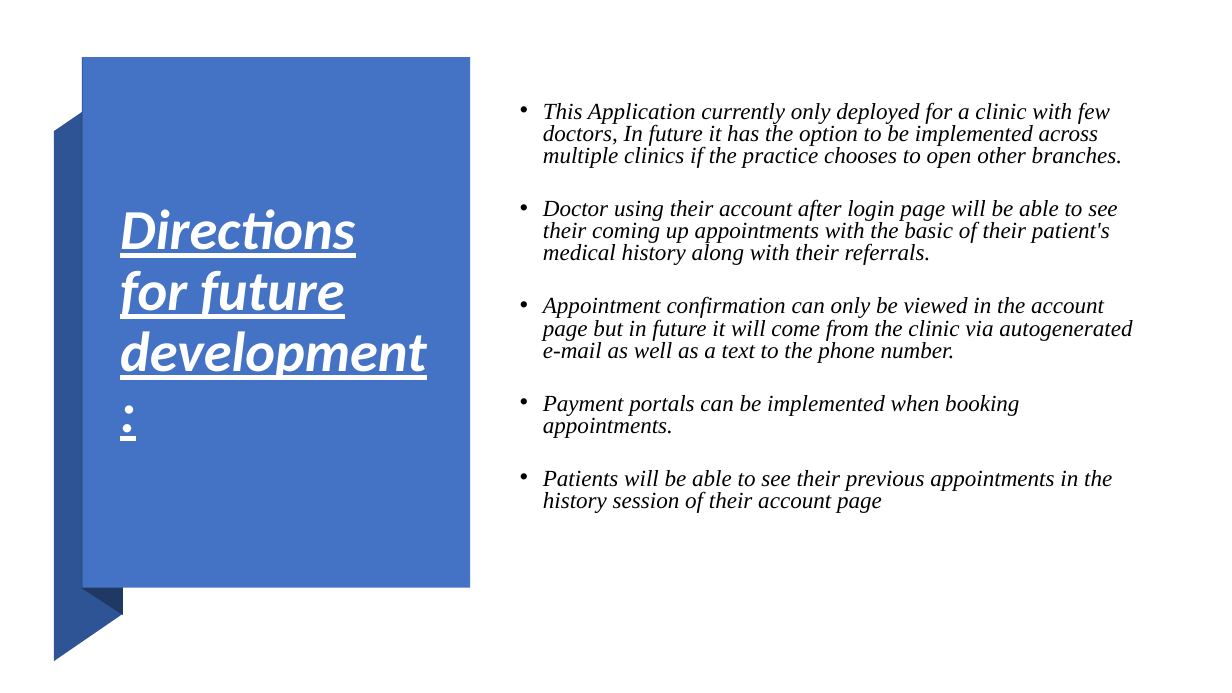
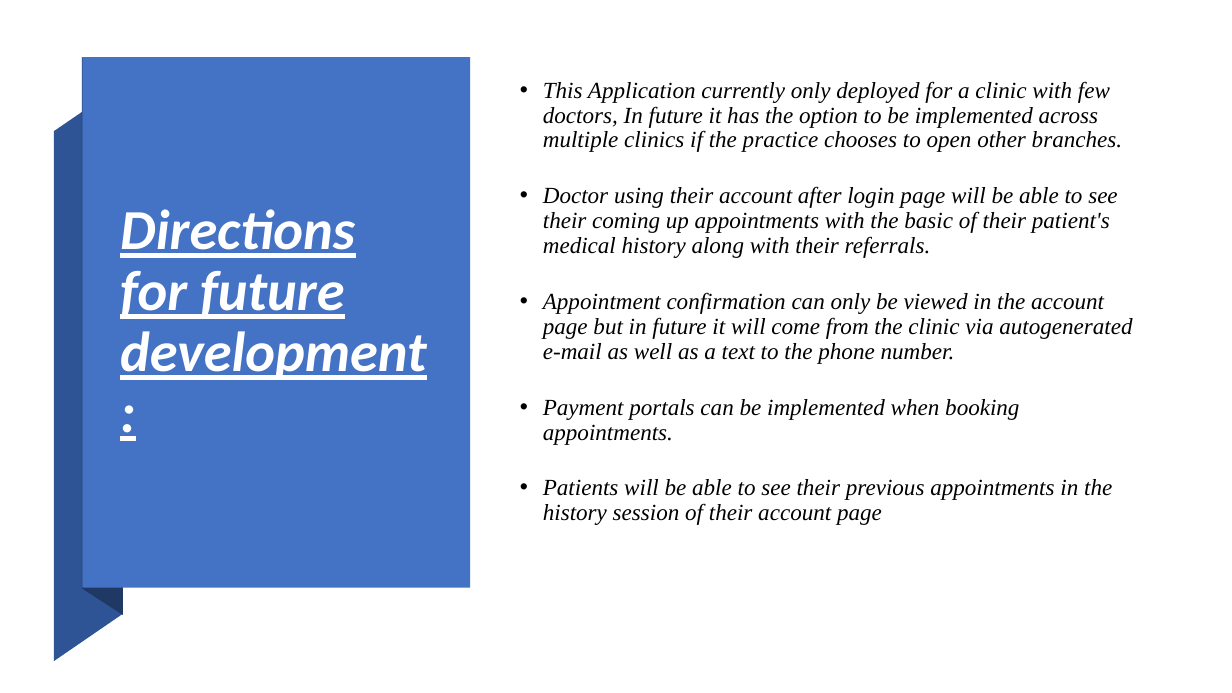
Before and after one commit to SanjeevKumar-DEV/Doctor-Appointment, a slide deck: slide 8 of project-documents/Docto_ Appointment.pptx (slide 6 before the commit). Drawn at 1232x693 pixels with LibreOffice and Linux fonts; fonts in the diff are those of the drawing. Boxes give left, top, right and bottom in pixels: in the first picture for what was removed or moved away, otherwise in the second. Text is boxed around its words. In the diff, an @@ line names an element or a change of style, - is before the commit and + after.

```diff
--- a/project-documents/Docto_ Appointment.pptx
+++ b/project-documents/Docto_ Appointment.pptx
@@ subtitle "This Application currently only deployed ..." at (543, 81, 1132, 525): line spacing 0.8 to 0.9 @@
```
Also in this commit, not shown: 1 other slide changed, 2 slides added, 2 other files.
